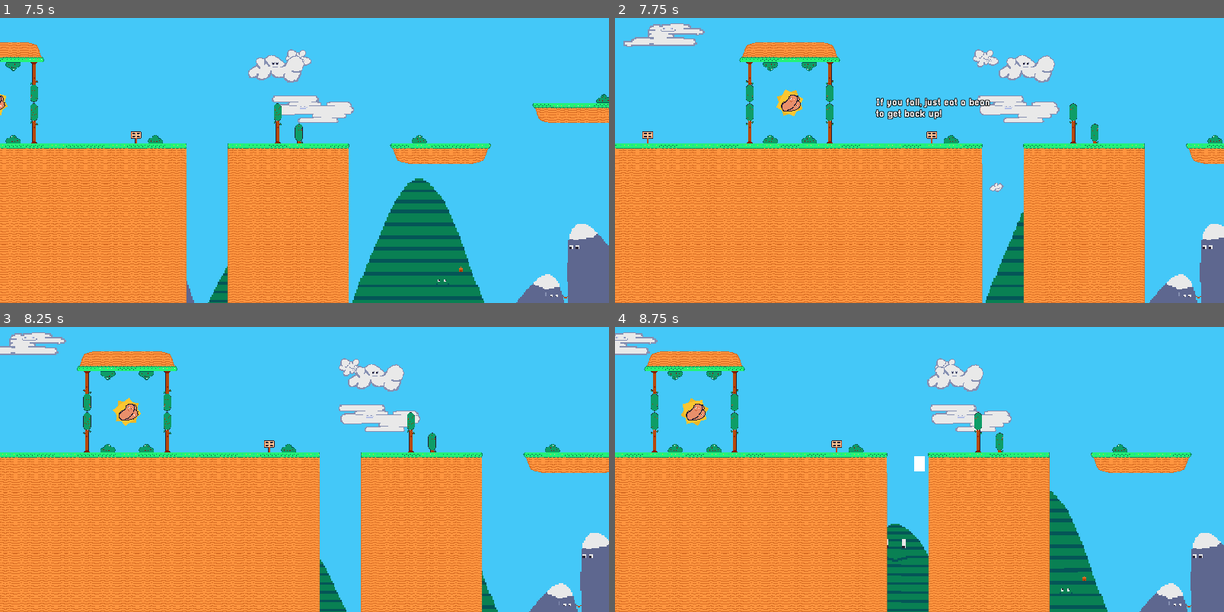
Above: before the commit, frames 1-4 (two rows, left to right).
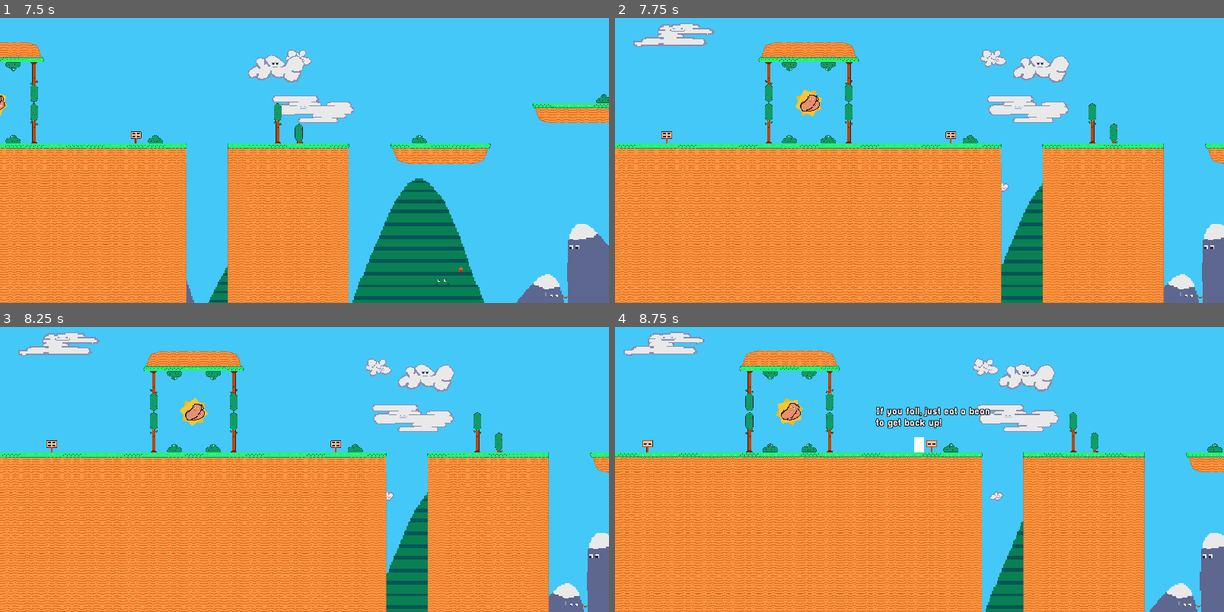
Above: after the commit, the same moments.

Repository: Telkan/EscapetheGame
Game: Godot game, scene res://Levels/MarioLevel/MarioLevel.tscn
Same seed, same stepped clock (60 frames per second), same inputs: the game is played once before the commit and once after it. Sound files missing from this copy of the repository are replaced by a short silence.
Inputs:
- Up to frame 1 (7.5 s): tap Enter at 0.5 s; hold Right (ui_right) 0.53-2.03 s; tap Up (ui_up) at 0.77, 1.52, 3.02, 3.77, 4.52, 6.02, 6.77 s; hold Left (ui_left) 2.03-2.78 s; hold Right (ui_right) 2.78-4.28 s; hold Left (ui_left) 4.28-5.03 s; tap Space at 5 s; hold Right (ui_right) 5.03-5.78 s; hold Left (ui_left) 5.78-7.28 s; hold Right (ui_right) from 7.28 s (still down)
- Up to frame 2 (7.75 s): keep holding Right (ui_right); tap Up (ui_up) at 7.52 s
- Up to frame 3 (8.25 s): keep holding Right (ui_right)
- Up to frame 4 (8.75 s): keep holding Right (ui_right)

Frame 1 is identical in both runs. In frame 2, 19% of the frame differs, in the area x 0-100%, y 1-100%; in frame 3, 34%; in frame 4, 37%.

Commit message:
R E S P A W N     A N I M A T I O N

Diff:
--- a/Levels/MarioLevel/Camera2D.gd
+++ b/Levels/MarioLevel/Camera2D.gd
@@ -7,14 +7,15 @@
 # var a = 2
 # var b = "text"
 var shaking := false
-
+var shakingEffort = 1
 func _ready():
 	rng.randomize()
 
 # Called every frame. 'delta' is the elapsed time since the previous frame.
 func _process(delta):
 	if shaking:
-		offset = Vector2(rng.randf_range(-10.0, 10.0),rng.randf_range(-10.0, 10.0))
+		offset = Vector2(rng.randf_range(-shakingEffort, shakingEffort),rng.randf_range(-shakingEffort, shakingEffort))
+		shakingEffort+= 5*delta
 	pass
 
 func setShake(value):
--- a/Levels/MarioLevel/MarioLevel.tscn
+++ b/Levels/MarioLevel/MarioLevel.tscn
@@ -30,6 +30,8 @@
 [ext_resource path="res://Levels/MarioLevel/Bean/EatABean.wav" type="AudioStream" id=28]
 [ext_resource path="res://Levels/MarioLevel/Camera2D.gd" type="Script" id=29]
 [ext_resource path="res://Players/Fall.wav" type="AudioStream" id=30]
+[ext_resource path="res://Players/Respawn.wav" type="AudioStream" id=31]
+[ext_resource path="res://Players/Trying to respawn.wav" type="AudioStream" id=32]
 
 [sub_resource type="OccluderPolygon2D" id=1]
 polygon = PoolVector2Array( 64, 64, 0, 64, 0, 0, 64, 0 )
@@ -46,19 +48,19 @@
 [sub_resource type="OccluderPolygon2D" id=5]
 polygon = PoolVector2Array( 64, 64, 0, 64, 0, 0, 64, 0 )
 
-[sub_resource type="ConvexPolygonShape2D" id=15]
+[sub_resource type="ConvexPolygonShape2D" id=6]
 points = PoolVector2Array( 64, 64, 0, 64, 0, 0, 64, 0 )
 
-[sub_resource type="OccluderPolygon2D" id=8]
+[sub_resource type="OccluderPolygon2D" id=7]
 polygon = PoolVector2Array( 64, 64, 0, 64, 0, 0, 64, 0 )
+
+[sub_resource type="ConvexPolygonShape2D" id=8]
+points = PoolVector2Array( 64, 64, 0, 64, 0, 0, 64, 0 )
 
 [sub_resource type="ConvexPolygonShape2D" id=9]
 points = PoolVector2Array( 64, 64, 0, 64, 0, 0, 64, 0 )
 
 [sub_resource type="ConvexPolygonShape2D" id=10]
-points = PoolVector2Array( 64, 64, 0, 64, 0, 0, 64, 0 )
-
-[sub_resource type="ConvexPolygonShape2D" id=14]
 points = PoolVector2Array( 64, 64, 0, 64, 0, 0, 64, 0 )
 
 [sub_resource type="TileSet" id=11]
@@ -224,44 +226,45 @@
 8/navigation_offset = Vector2( 0, 0 )
 8/shape_offset = Vector2( 0, 0 )
 8/shape_transform = Transform2D( 1, 0, 0, 1, 0, 0 )
-8/shape = SubResource( 14 )
+8/shape = SubResource( 10 )
 8/shape_one_way = true
 8/shape_one_way_margin = 1.0
 8/shapes = [ {
 "autotile_coord": Vector2( 0, 0 ),
 "one_way": true,
 "one_way_margin": 1.0,
-"shape": SubResource( 14 ),
+"shape": SubResource( 10 ),
 "shape_transform": Transform2D( 1, 0, 0, 1, 0, 0 )
 } ]
 8/z_index = 0
 
-[sub_resource type="RectangleShape2D" id=16]
+[sub_resource type="RectangleShape2D" id=12]
 extents = Vector2( 18.2394, 805.916 )
 
-[sub_resource type="DynamicFont" id=12]
+[sub_resource type="DynamicFont" id=13]
 size = 32
 outline_size = 2
 outline_color = Color( 0, 0, 0, 1 )
 font_data = ExtResource( 19 )
 
-[sub_resource type="RectangleShape2D" id=13]
+[sub_resource type="RectangleShape2D" id=14]
 extents = Vector2( 35.9813, 48.1072 )
 
-[sub_resource type="DynamicFont" id=18]
+[sub_resource type="DynamicFont" id=15]
 size = 64
 outline_size = 5
 outline_color = Color( 0, 0, 0, 1 )
 font_data = ExtResource( 19 )
 
+[sub_resource type="RectangleShape2D" id=16]
+extents = Vector2( 23.9998, 60 )
+
 [sub_resource type="RectangleShape2D" id=17]
-extents = Vector2( 23.9998, 60 )
-
-[sub_resource type="RectangleShape2D" id=19]
 extents = Vector2( 7096, 264 )
 
-[sub_resource type="Animation" id=21]
+[sub_resource type="Animation" id=18]
 resource_name = "Respawn"
+length = 1.3
 tracks/0/type = "value"
 tracks/0/path = NodePath(".:visible")
 tracks/0/interp = 1
@@ -279,9 +282,9 @@
 tracks/1/interp = 1
 tracks/1/loop_wrap = true
 tracks/1/imported = false
-tracks/1/enabled = false
+tracks/1/enabled = true
 tracks/1/keys = {
-"times": PoolRealArray( 0.5, 1 ),
+"times": PoolRealArray( 0.9, 1 ),
 "transitions": PoolRealArray( 1, 1 ),
 "values": [ {
 "args": [ true ],
@@ -291,6 +294,318 @@
 "method": "setShake"
 } ]
 }
+tracks/2/type = "value"
+tracks/2/path = NodePath("Respawn:playing")
+tracks/2/interp = 1
+tracks/2/loop_wrap = true
+tracks/2/imported = false
+tracks/2/enabled = true
+tracks/2/keys = {
+"times": PoolRealArray( 1 ),
+"transitions": PoolRealArray( 1 ),
+"update": 1,
+"values": [ true ]
+}
+tracks/3/type = "value"
+tracks/3/path = NodePath("RespawnBuildup:playing")
+tracks/3/interp = 1
+tracks/3/loop_wrap = true
+tracks/3/imported = false
+tracks/3/enabled = true
+tracks/3/keys = {
+"times": PoolRealArray( 0.9, 1 ),
+"transitions": PoolRealArray( 1, 1 ),
+"update": 1,
+"values": [ true, false ]
+}
+tracks/4/type = "value"
+tracks/4/path = NodePath(".:canMove")
+tracks/4/interp = 1
+tracks/4/loop_wrap = true
+tracks/4/imported = false
+tracks/4/enabled = true
+tracks/4/keys = {
+"times": PoolRealArray( 0, 1 ),
+"transitions": PoolRealArray( 1, 1 ),
+"update": 1,
+"values": [ false, true ]
+}
+
+[sub_resource type="Animation" id=21]
+resource_name = "Respawn2"
+length = 1.6
+tracks/0/type = "value"
+tracks/0/path = NodePath(".:visible")
+tracks/0/interp = 1
+tracks/0/loop_wrap = true
+tracks/0/imported = false
+tracks/0/enabled = true
+tracks/0/keys = {
+"times": PoolRealArray( 0, 1.2 ),
+"transitions": PoolRealArray( 1, 1 ),
+"update": 1,
+"values": [ false, true ]
+}
+tracks/1/type = "method"
+tracks/1/path = NodePath("Camera2D")
+tracks/1/interp = 1
+tracks/1/loop_wrap = true
+tracks/1/imported = false
+tracks/1/enabled = true
+tracks/1/keys = {
+"times": PoolRealArray( 0.9, 1.2 ),
+"transitions": PoolRealArray( 1, 1 ),
+"values": [ {
+"args": [ true ],
+"method": "setShake"
+}, {
+"args": [ false ],
+"method": "setShake"
+} ]
+}
+tracks/2/type = "value"
+tracks/2/path = NodePath("Respawn:playing")
+tracks/2/interp = 1
+tracks/2/loop_wrap = true
+tracks/2/imported = false
+tracks/2/enabled = true
+tracks/2/keys = {
+"times": PoolRealArray( 1.2 ),
+"transitions": PoolRealArray( 1 ),
+"update": 1,
+"values": [ true ]
+}
+tracks/3/type = "value"
+tracks/3/path = NodePath("RespawnBuildup:playing")
+tracks/3/interp = 1
+tracks/3/loop_wrap = true
+tracks/3/imported = false
+tracks/3/enabled = true
+tracks/3/keys = {
+"times": PoolRealArray( 0.9, 1.2 ),
+"transitions": PoolRealArray( 1, 1 ),
+"update": 1,
+"values": [ true, false ]
+}
+tracks/4/type = "value"
+tracks/4/path = NodePath(".:canMove")
+tracks/4/interp = 1
+tracks/4/loop_wrap = true
+tracks/4/imported = false
+tracks/4/enabled = true
+tracks/4/keys = {
+"times": PoolRealArray( 0, 1.2 ),
+"transitions": PoolRealArray( 1, 1 ),
+"update": 1,
+"values": [ false, true ]
+}
+
+[sub_resource type="Animation" id=22]
+resource_name = "Respawn3"
+length = 2.0
+tracks/0/type = "value"
+tracks/0/path = NodePath(".:visible")
+tracks/0/interp = 1
+tracks/0/loop_wrap = true
+tracks/0/imported = false
+tracks/0/enabled = true
+tracks/0/keys = {
+"times": PoolRealArray( 0, 1.6 ),
+"transitions": PoolRealArray( 1, 1 ),
+"update": 1,
+"values": [ false, true ]
+}
+tracks/1/type = "method"
+tracks/1/path = NodePath("Camera2D")
+tracks/1/interp = 1
+tracks/1/loop_wrap = true
+tracks/1/imported = false
+tracks/1/enabled = true
+tracks/1/keys = {
+"times": PoolRealArray( 0.9, 1.6 ),
+"transitions": PoolRealArray( 1, 1 ),
+"values": [ {
+"args": [ true ],
+"method": "setShake"
+}, {
+"args": [ false ],
+"method": "setShake"
+} ]
+}
+tracks/2/type = "value"
+tracks/2/path = NodePath("Respawn:playing")
+tracks/2/interp = 1
+tracks/2/loop_wrap = true
+tracks/2/imported = false
+tracks/2/enabled = true
+tracks/2/keys = {
+"times": PoolRealArray( 1.6 ),
+"transitions": PoolRealArray( 1 ),
+"update": 1,
+"values": [ true ]
+}
+tracks/3/type = "value"
+tracks/3/path = NodePath("RespawnBuildup:playing")
+tracks/3/interp = 1
+tracks/3/loop_wrap = true
+tracks/3/imported = false
+tracks/3/enabled = true
+tracks/3/keys = {
+"times": PoolRealArray( 0.9, 1.6 ),
+"transitions": PoolRealArray( 1, 1 ),
+"update": 1,
+"values": [ true, false ]
+}
+tracks/4/type = "value"
+tracks/4/path = NodePath(".:canMove")
+tracks/4/interp = 1
+tracks/4/loop_wrap = true
+tracks/4/imported = false
+tracks/4/enabled = true
+tracks/4/keys = {
+"times": PoolRealArray( 0, 1.6 ),
+"transitions": PoolRealArray( 1, 1 ),
+"update": 1,
+"values": [ false, true ]
+}
+
+[sub_resource type="Animation" id=23]
+resource_name = "Respawn4"
+length = 3.5
+tracks/0/type = "value"
+tracks/0/path = NodePath(".:visible")
+tracks/0/interp = 1
+tracks/0/loop_wrap = true
+tracks/0/imported = false
+tracks/0/enabled = true
+tracks/0/keys = {
+"times": PoolRealArray( 0, 3 ),
+"transitions": PoolRealArray( 1, 1 ),
+"update": 1,
+"values": [ false, true ]
+}
+tracks/1/type = "method"
+tracks/1/path = NodePath("Camera2D")
+tracks/1/interp = 1
+tracks/1/loop_wrap = true
+tracks/1/imported = false
+tracks/1/enabled = true
+tracks/1/keys = {
+"times": PoolRealArray( 0.9, 3 ),
+"transitions": PoolRealArray( 1, 1 ),
+"values": [ {
+"args": [ true ],
+"method": "setShake"
+}, {
+"args": [ false ],
+"method": "setShake"
+} ]
+}
+tracks/2/type = "value"
+tracks/2/path = NodePath("Respawn:playing")
+tracks/2/interp = 1
+tracks/2/loop_wrap = true
+tracks/2/imported = false
+tracks/2/enabled = true
+tracks/2/keys = {
+"times": PoolRealArray( 3 ),
+"transitions": PoolRealArray( 1 ),
+"update": 1,
+"values": [ true ]
+}
+tracks/3/type = "value"
+tracks/3/path = NodePath("RespawnBuildup:playing")
+tracks/3/interp = 1
+tracks/3/loop_wrap = true
+tracks/3/imported = false
+tracks/3/enabled = true
+tracks/3/keys = {
+"times": PoolRealArray( 0.9, 3 ),
+"transitions": PoolRealArray( 1, 1 ),
+"update": 1,
+"values": [ true, false ]
+}
+tracks/4/type = "value"
+tracks/4/path = NodePath(".:canMove")
+tracks/4/interp = 1
+tracks/4/loop_wrap = true
+tracks/4/imported = false
+tracks/4/enabled = true
+tracks/4/keys = {
+"times": PoolRealArray( 0, 3 ),
+"transitions": PoolRealArray( 1, 1 ),
+"update": 1,
+"values": [ false, true ]
+}
+
+[sub_resource type="Animation" id=24]
+resource_name = "Respawn5"
+length = 4.7
+tracks/0/type = "value"
+tracks/0/path = NodePath(".:visible")
+tracks/0/interp = 1
+tracks/0/loop_wrap = true
+tracks/0/imported = false
+tracks/0/enabled = true
+tracks/0/keys = {
+"times": PoolRealArray( 0, 4.3 ),
+"transitions": PoolRealArray( 1, 1 ),
+"update": 1,
+"values": [ false, true ]
+}
+tracks/1/type = "method"
+tracks/1/path = NodePath("Camera2D")
+tracks/1/interp = 1
+tracks/1/loop_wrap = true
+tracks/1/imported = false
+tracks/1/enabled = true
+tracks/1/keys = {
+"times": PoolRealArray( 0.9, 4.3 ),
+"transitions": PoolRealArray( 1, 1 ),
+"values": [ {
+"args": [ true ],
+"method": "setShake"
+}, {
+"args": [ false ],
+"method": "setShake"
+} ]
+}
+tracks/2/type = "value"
+tracks/2/path = NodePath("Respawn:playing")
+tracks/2/interp = 1
+tracks/2/loop_wrap = true
+tracks/2/imported = false
+tracks/2/enabled = true
+tracks/2/keys = {
+"times": PoolRealArray( 4.3 ),
+"transitions": PoolRealArray( 1 ),
+"update": 1,
+"values": [ true ]
+}
+tracks/3/type = "value"
+tracks/3/path = NodePath("RespawnBuildup:playing")
+tracks/3/interp = 1
+tracks/3/loop_wrap = true
+tracks/3/imported = false
+tracks/3/enabled = true
+tracks/3/keys = {
+"times": PoolRealArray( 0.9, 4.3 ),
+"transitions": PoolRealArray( 1, 1 ),
+"update": 1,
+"values": [ true, false ]
+}
+tracks/4/type = "value"
+tracks/4/path = NodePath(".:canMove")
+tracks/4/interp = 1
+tracks/4/loop_wrap = true
+tracks/4/imported = false
+tracks/4/enabled = true
+tracks/4/keys = {
+"times": PoolRealArray( 0, 4.3 ),
+"transitions": PoolRealArray( 1, 1 ),
+"update": 1,
+"values": [ false, true ]
+}
 
 [sub_resource type="SpriteFrames" id=20]
 animations = [ {
@@ -811,8 +1126,19 @@
 limit_bottom = 1080
 script = ExtResource( 29 )
 
+[node name="Respawn" type="AudioStreamPlayer" parent="Player"]
+stream = ExtResource( 31 )
+
+[node name="RespawnBuildup" type="AudioStreamPlayer" parent="Player"]
+stream = ExtResource( 32 )
+volume_db = 4.727
+
 [node name="RespawnAnim" type="AnimationPlayer" parent="Player"]
-anims/Respawn = SubResource( 21 )
+anims/Respawn = SubResource( 18 )
+anims/Respawn2 = SubResource( 21 )
+anims/Respawn3 = SubResource( 22 )
+anims/Respawn4 = SubResource( 23 )
+anims/Respawn5 = SubResource( 24 )
 
 [node name="ParallaxBackground" type="ParallaxBackground" parent="."]
 
--- a/Players/Player.gd
+++ b/Players/Player.gd
@@ -1,6 +1,6 @@
 extends KinematicBody2D
 
-var canMove := true
+export var canMove := true
 var moveSpeed := 18000
 export(Curve) var jumpCurve
 var jumpTime = 0.5
@@ -65,19 +65,23 @@
 
 func _on_Bean2_animation_finished():
 	respawn()
+	find_node("RespawnAnim").play("Respawn2")
 	pass # Replace with function body.
 
 
 func _on_Bean3_animation_finished():
 	respawn()
+	find_node("RespawnAnim").play("Respawn3")
 	pass # Replace with function body.
 
 
 func _on_Bean4_animation_finished():
 	respawn()
+	find_node("RespawnAnim").play("Respawn4")
 	pass # Replace with function body.
 
 
 func _on_Bean5_animation_finished():
 	respawn()
+	find_node("RespawnAnim").play("Respawn4")
 	pass # Replace with function body.
Not shown: 28 places in Levels/MarioLevel/MarioLevel.tscn that only renumber resources
Not shown, added: Players/Respawn.wav.import
Not shown, added: Players/Trying to respawn.wav.import
Not shown, added: Players/Respawn.wav
Not shown, added: Players/Trying to respawn.wav
